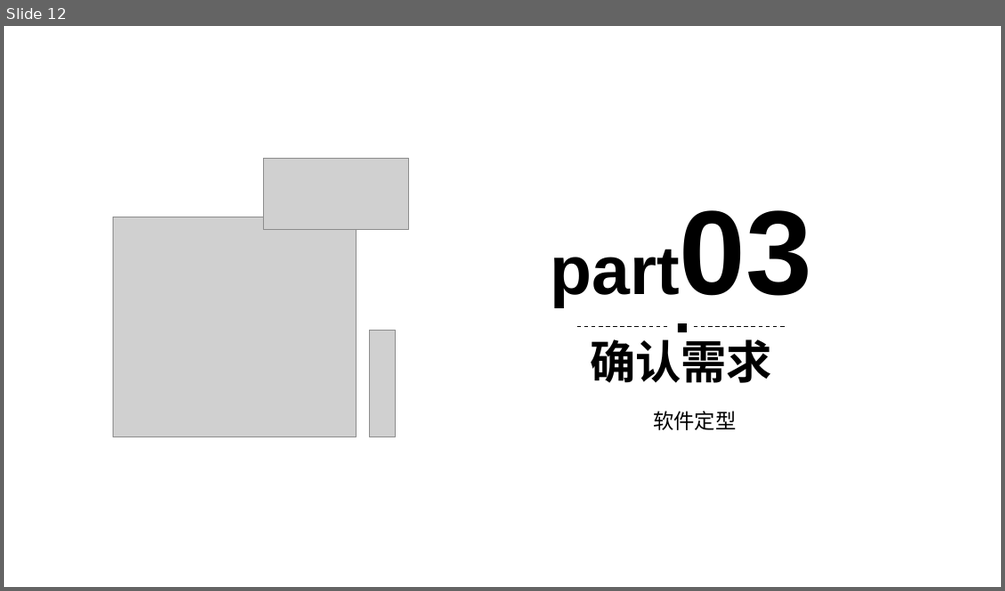
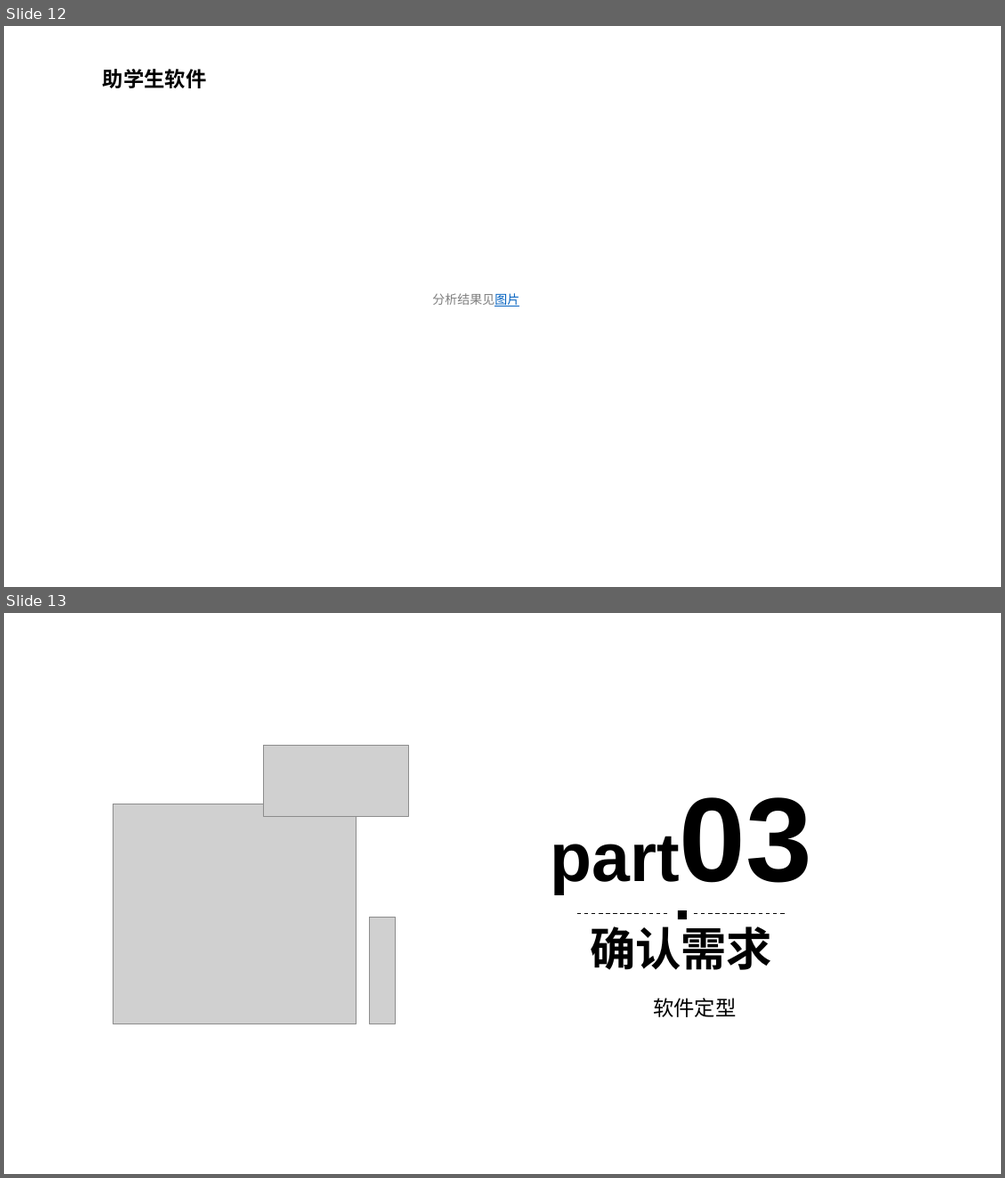
Before and after one commit to SoftwareDevelopmentPractice/DevolopingDocuments, a slide deck: 项目文档/需求分析.pptx. Shown one above the other, each under a label of ours: slide 12 before the commit, slides 12 and 13 after it. The pictures are 1005x591 and 1005x1178 pixels, drawn with LibreOffice and Linux fonts; fonts in the diff are those of the drawing; grey boxes stand for pictures; background and template pictures are left out. Boxes give left, top, right and bottom in pixels: in the first picture for what was removed or moved away, otherwise in the second. Text is boxed around its words. In the diff, an @@ line names an element or a change of style, - is before the commit and + after.

```diff
--- a/项目文档/需求分析.pptx
+++ b/项目文档/需求分析.pptx
@@ slide 12 added at box(4, 26, 1001, 587), background picture (left out) @@
@@ text added at box(103, 69, 207, 88), 20 pt, text #000000, bold @@
+助学生软件
@@ text added at box(432, 293, 519, 306), 12 pt, text #808080 @@
+分析结果见图片
@@ what was slide 12 is now slide 13 @@
```
Also in this commit, not shown: 1 slide changed, 2 other slides added, 2 slides removed.
